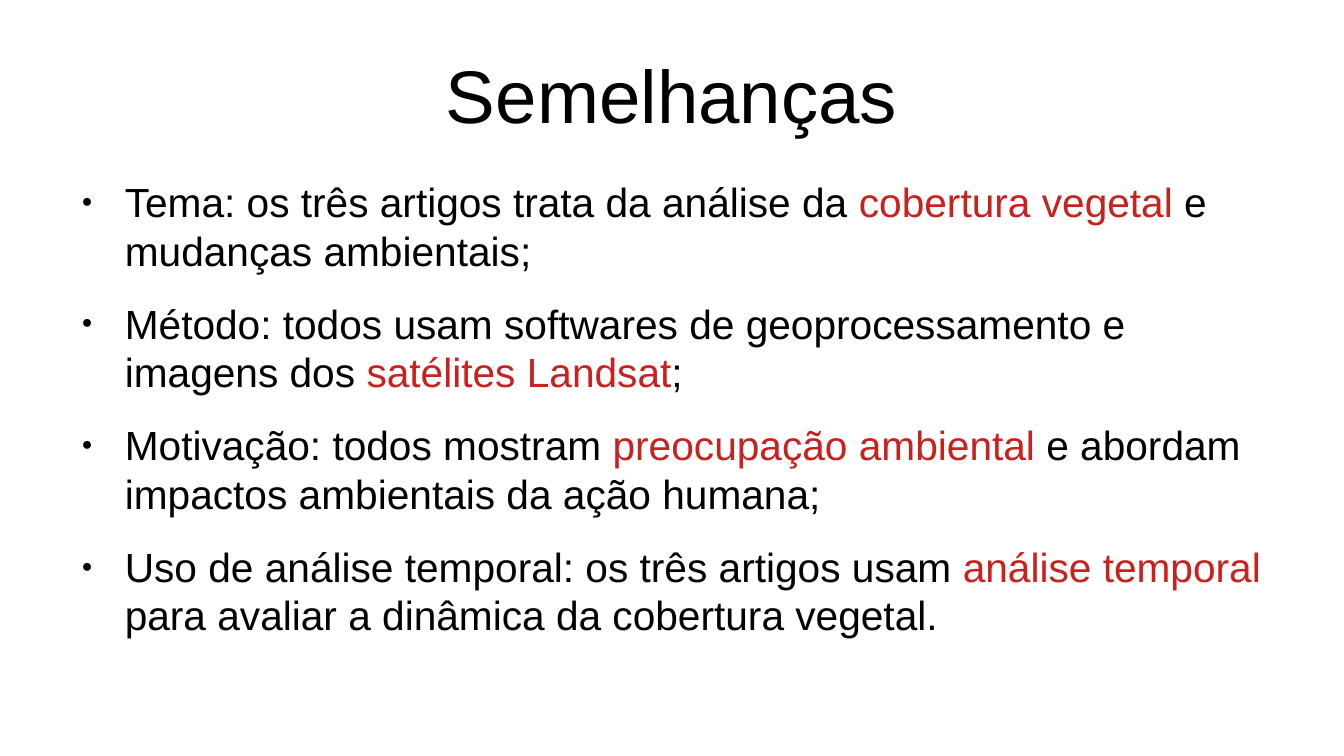
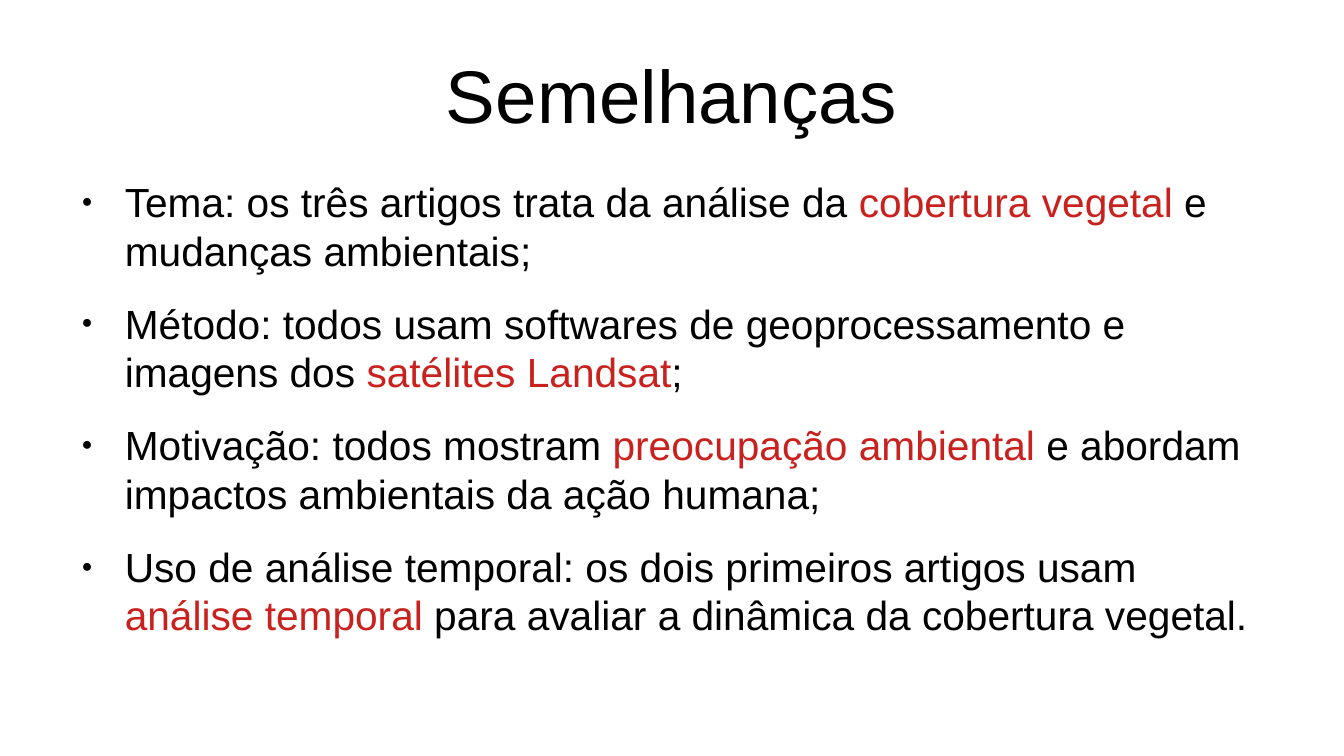
Before and after one commit to joao-martinho/disciplina_PI_2025-1, a slide deck: slide 3 of Trabalho final/seminario.odp. Drawn at 1344x756 pixels with LibreOffice and Linux fonts; fonts in the diff are those of the drawing. Boxes give left, top, right and bottom in pixels: in the first picture for what was removed or moved away, otherwise in the second. Text is boxed around its words. In the diff, an @@ line names an element or a change of style, - is before the commit and + after.

```diff
--- a/Trabalho final/seminario.odp
+++ b/Trabalho final/seminario.odp
@@ text at bbox=[125, 552, 1247, 638]: text changed @@
-● Uso de análise temporal: os três artigos usam análise temporal para avaliar a dinâmica da cobertura vegetal.
+● Uso de análise temporal: os dois primeiros artigos usam análise temporal para avaliar a dinâmica da cobertura vegetal.
```
Also in this commit, not shown: 11 other files.
